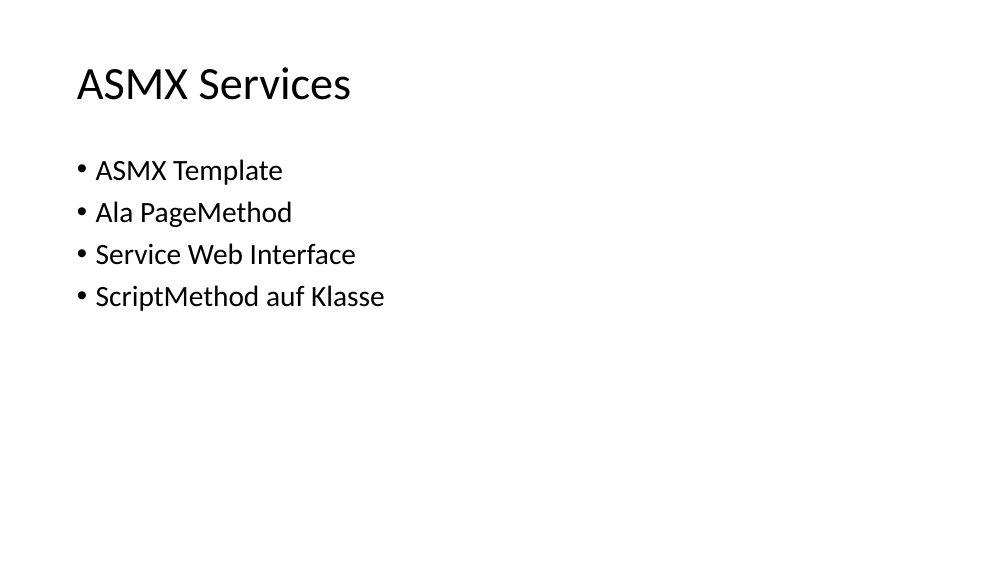
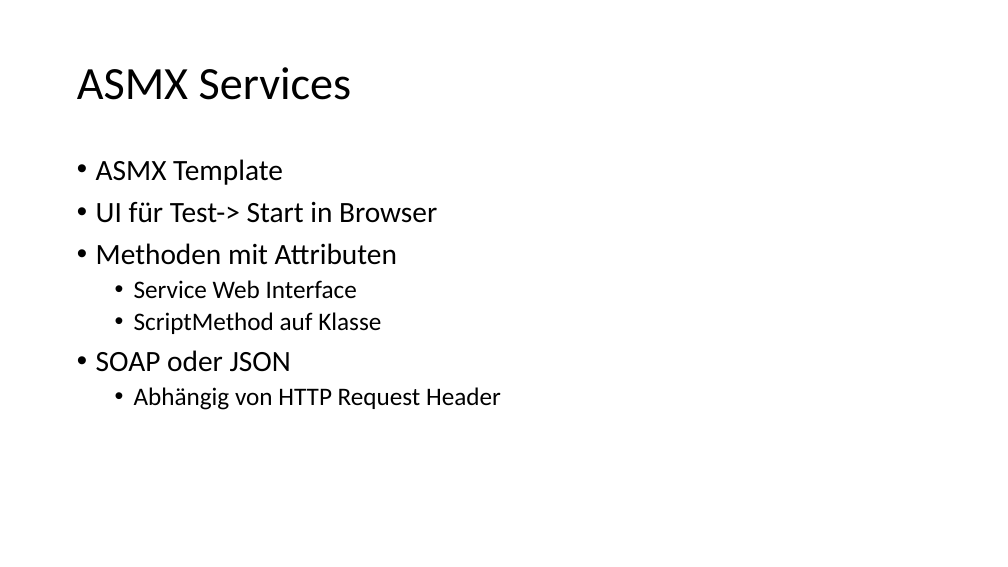
Before and after one commit to ppedvAG/WebformsKurs, a slide deck: slide 4 of 15Services.pptx (slide 5 before the commit). Drawn at 1008x567 pixels with LibreOffice and Linux fonts; fonts in the diff are those of the drawing. Boxes give left, top, right and bottom in pixels: in the first picture for what was removed or moved away, otherwise in the second. Text is boxed around its words. In the diff, an @@ line names an element or a change of style, - is before the commit and + after.

```diff
--- a/15Services.pptx
+++ b/15Services.pptx
@@ text at [96, 201, 437, 265]: text changed @@
-• Ala PageMethod
+• UI für Test-> Start in Browser
+• Methoden mit Attributen
@@ text at [134, 280, 381, 334]: size 28 to 24 pt in "Service Web Interface", "ScriptMethod auf Klasse"; list level 1 to 2 in "Service Web Interface"; list level 1 to 2 in "ScriptMethod auf Klasse" @@
@@ text at [96, 350, 501, 410]: paragraphs added @@
+• SOAP oder JSON
+  • Abhängig von HTTP Request Header
```
Also in this commit, not shown: 5 other slides changed, 1 slide added, 1 slide removed, 13 other files.
